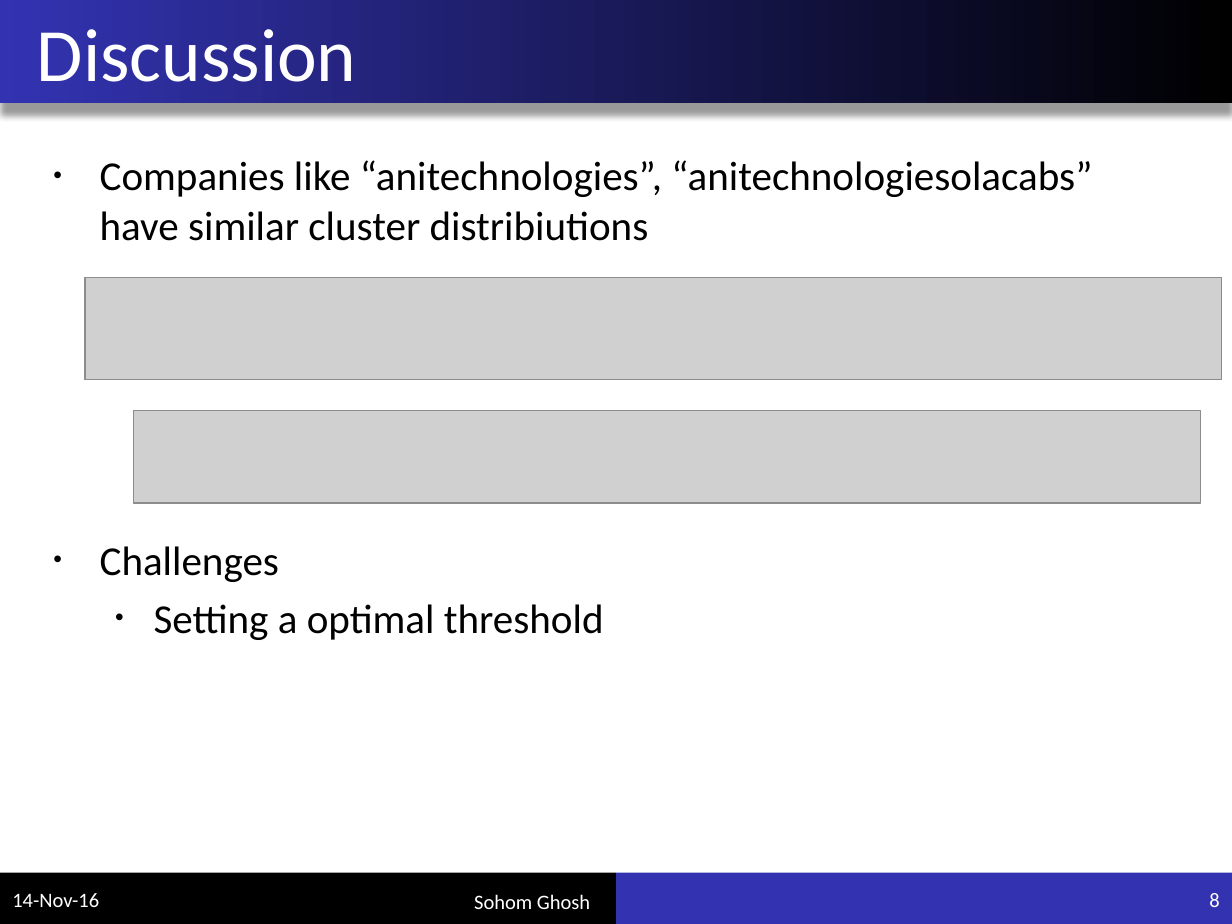
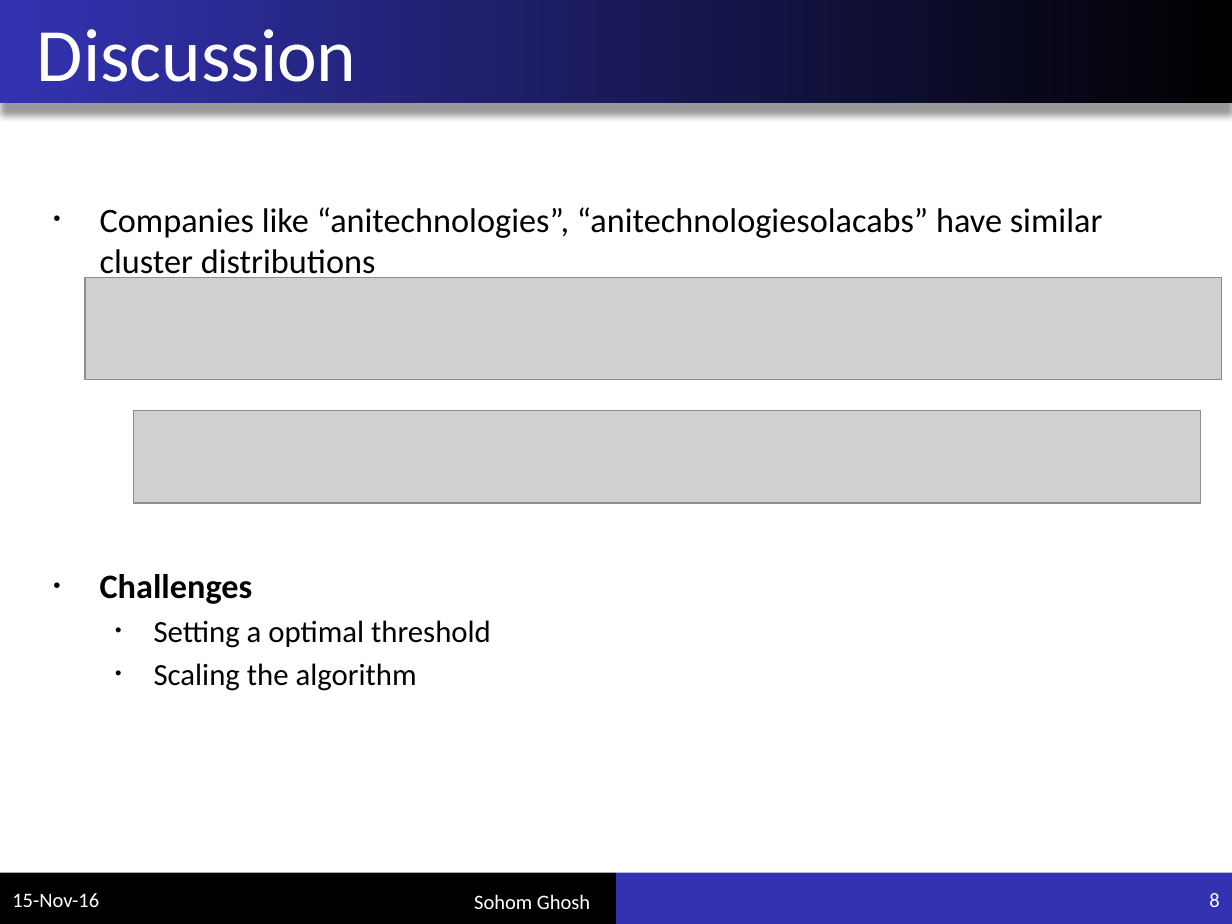
Before and after one commit to sohomghosh/company_clustering, a slide deck: slide 8 of presentation.pptx. Drawn at 1232x924 pixels with LibreOffice and Linux fonts; fonts in the diff are those of the drawing; grey boxes stand for pictures. Boxes give left, top, right and bottom in pixels: in the first picture for what was removed or moved away, otherwise in the second. Text is boxed around its words. In the diff, an @@ line names an element or a change of style, - is before the commit and + after.

```diff
--- a/presentation.pptx
+++ b/presentation.pptx
@@ text at <box>100,207,1103,282</box>: text changed; size 24 to 20 pt @@
-• Companies like “anitechnologies”, “anitechnologiesolacabs” have similar cluster distribiutions
+• Companies like “anitechnologies”, “anitechnologiesolacabs” have similar cluster distributions
@@ text at <box>100,574,491,648</box>: size 24 to 20 pt, bold on in "Challenges"; size 24 to 18 pt in "Setting a optimal threshold"; less space between paragraphs @@
@@ text at <box>154,663,417,691</box>: paragraph added @@
+  • Scaling the algorithm
@@ text at <box>12,893,99,907</box>: text changed @@
-14-Nov-16
+15-Nov-16
```
Also in this commit, not shown: 13 other slides changed, 1 other file.
